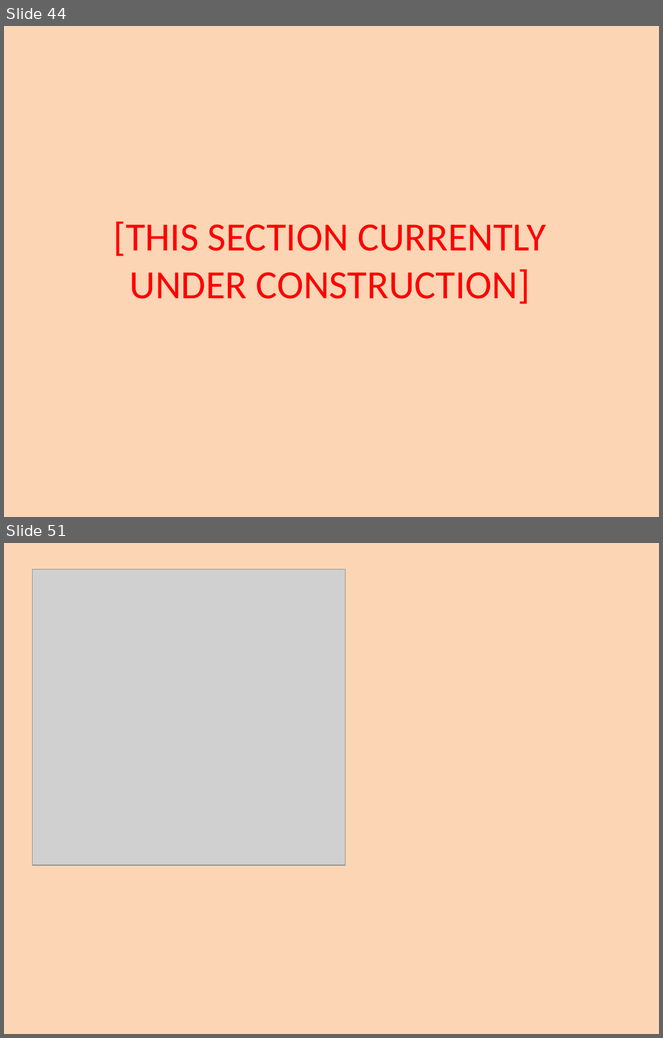
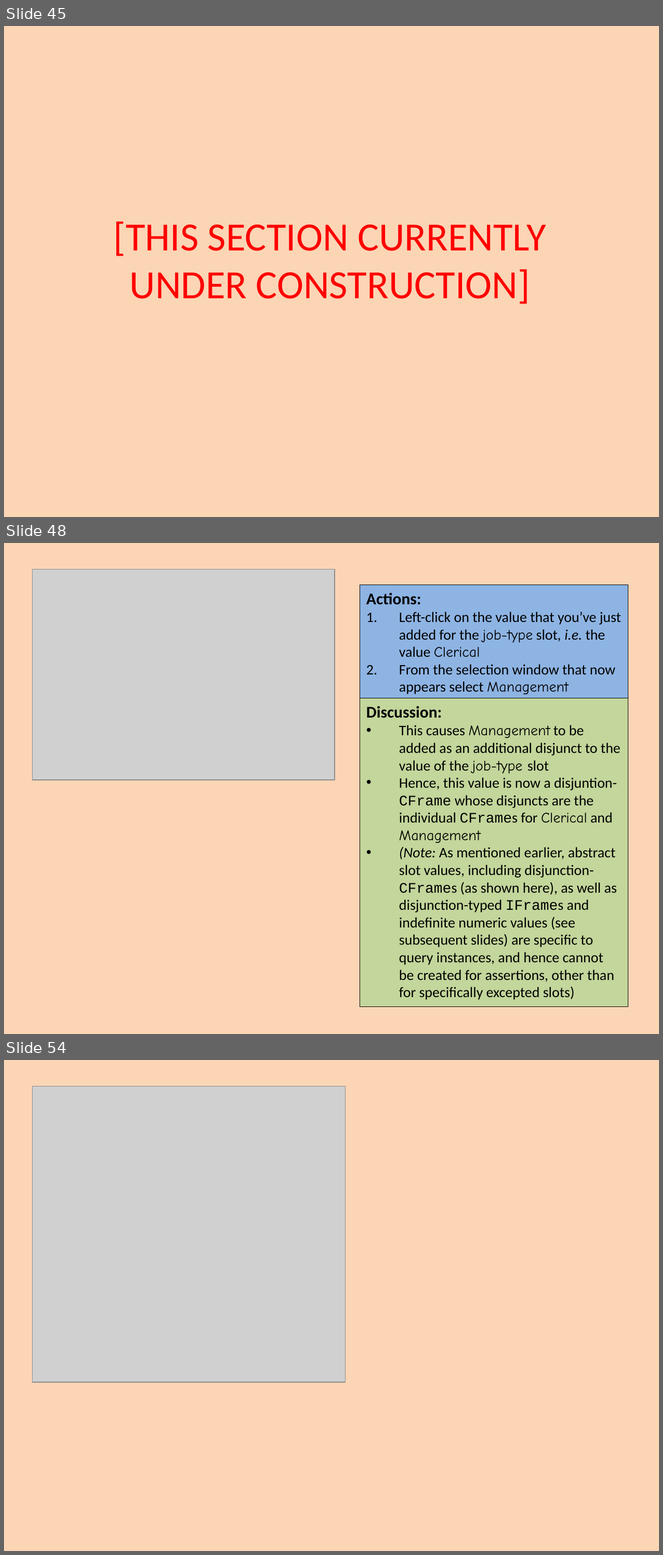
Before and after one commit to colin-puleston/mekon-hobo, a slide deck: docs/MEKON-HOBO Introductory Tutorial.pptx. Shown one above the other, each under a label of ours: slides 44 and 51 before the commit, slides 45, 48 and 54 after it; the slides between them are not shown. The pictures are 663x1038 and 663x1555 pixels, drawn with LibreOffice and Linux fonts; fonts in the diff are those of the drawing; grey boxes stand for pictures. Boxes give left, top, right and bottom in pixels: in the first picture for what was removed or moved away, otherwise in the second. Text is boxed around its words. In the diff, an @@ line names an element or a change of style, - is before the commit and + after.

```diff
--- a/docs/MEKON-HOBO Introductory Tutorial.pptx
+++ b/docs/MEKON-HOBO Introductory Tutorial.pptx
@@ slide 48 added at [4, 543, 659, 1034], background #FCD5B5 @@
@@ picture added at [32, 569, 335, 780] @@
@@ rectangle added at [360, 585, 628, 700], fill #8EB4E3, outline #000000 0.75 pt, 16 pt, text #000000 @@
+Actions:
+1. Left-click on the value that you’ve just added for the job-type slot, i.e. the value Clerical
+2. From the selection window that now appears select Management
@@ rectangle added at [360, 698, 628, 1007], fill #C3D69B, outline #000000 0.75 pt, 16 pt, text #000000 @@
+Discussion:
+• This causes Management to be added as an additional disjunct to the value of the job-type slot
+• Hence, this value is now a disjuntion-CFrame whose disjuncts are the individual CFrames for Clerical and Management
+• (Note: As mentioned earlier, abstract slot values, including disjunction-CFrames (as shown here), as well as disjunction-typed IFrames and indefinite numeric values (see subsequent slides) are specific to query instances, and hence cannot be created for assertions, other than for specifically excepted slots)
@@ what was slide 44 is now slide 45 @@
@@ what was slide 51 is now slide 54 @@
```
Also in this commit, not shown: 8 slides changed, 8 other slides added, 6 slides removed.
